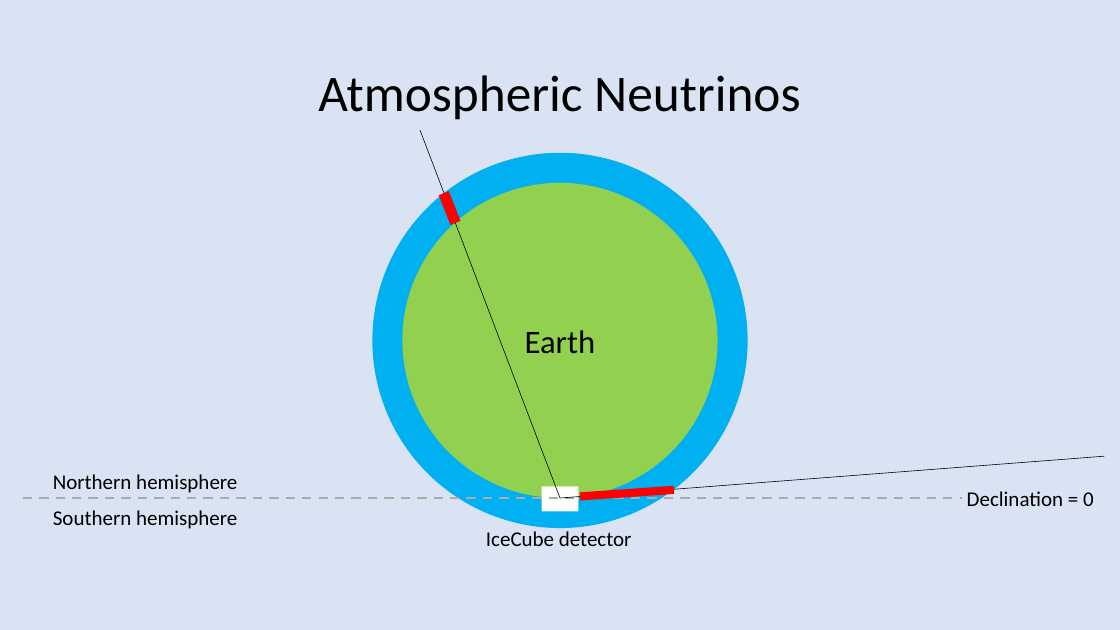
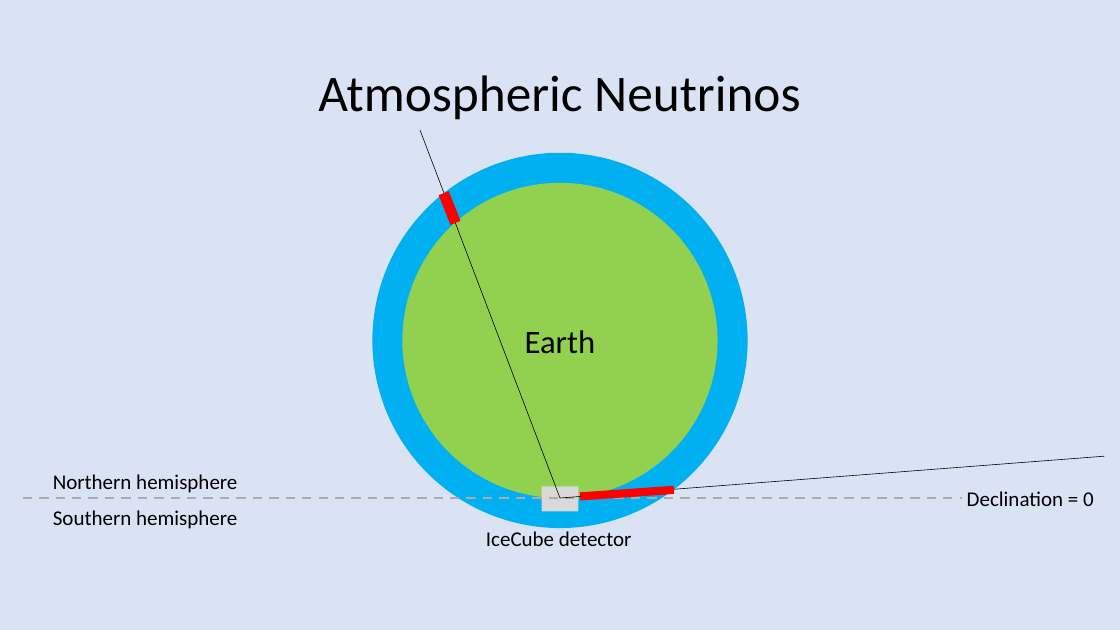
Before and after one commit to BenGPatterson/NeutrinoCrossCorrelations, a slide deck: slide 15 of Nuxcorr_slides.pptx. Drawn at 1120x630 pixels with LibreOffice and Linux fonts; fonts in the diff are those of the drawing. Boxes give left, top, right and bottom in pixels: in the first picture for what was removed or moved away, otherwise in the second. Text is boxed around its words. In the diff, an @@ line names an element or a change of style, - is before the commit and + after.

```diff
--- a/Nuxcorr_slides.pptx
+++ b/Nuxcorr_slides.pptx
@@ rectangle at box(542, 498, 579, 512): fill #FFFFFF to #D9D9D9 @@
@@ rectangle at box(542, 486, 579, 500): fill #FFFFFF to #D9D9D9 @@
```
Also in this commit, not shown: 2 other slides changed.
